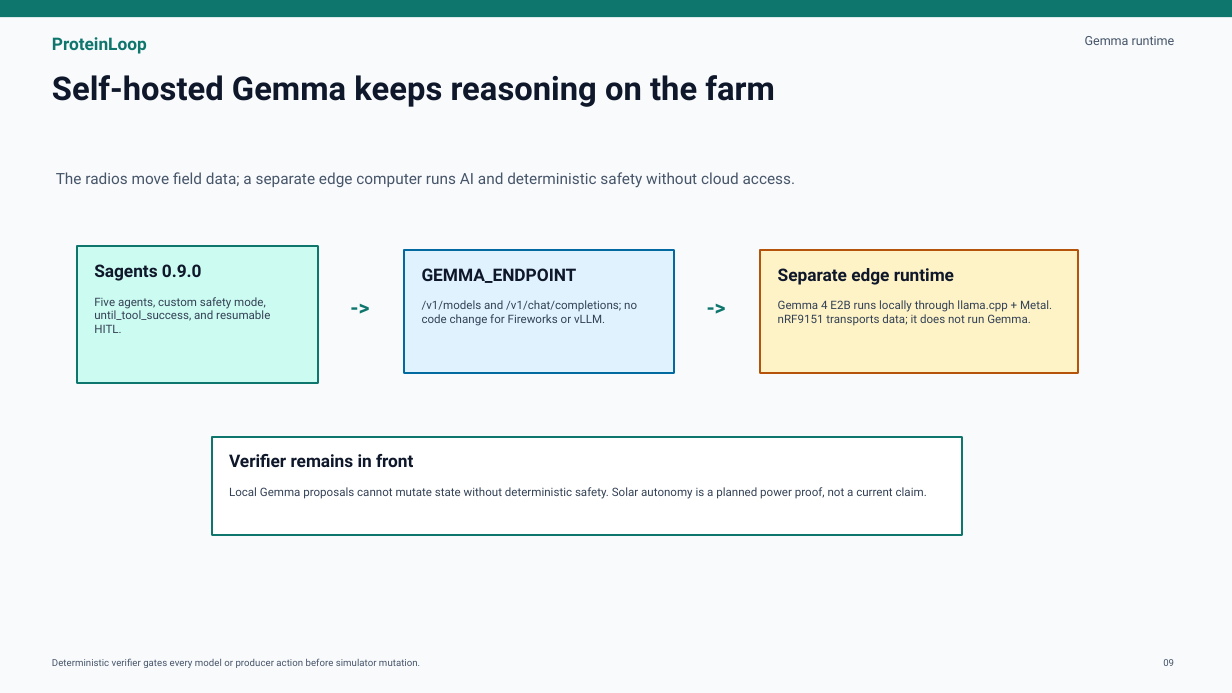
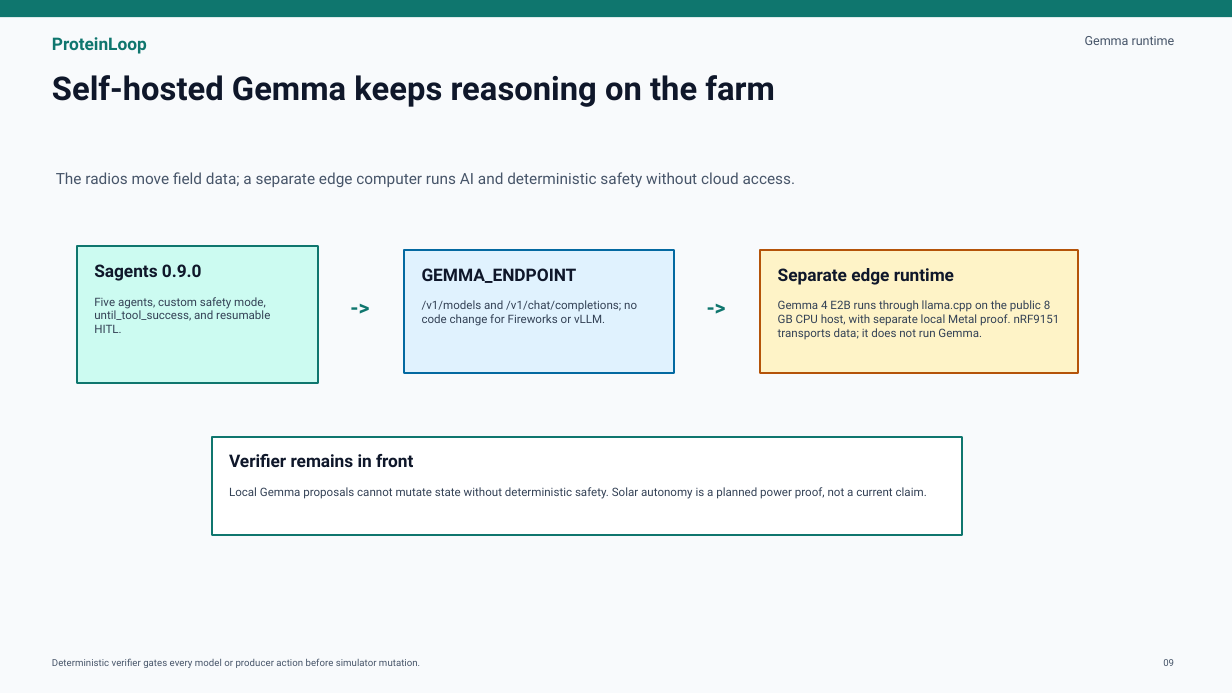
Before and after one commit to Anarpego/ProteinLoop, a slide deck: slide 9 of submission/proteinloop-hackathon-deck.pptx. Drawn at 1232x693 pixels with LibreOffice and Linux fonts; fonts in the diff are those of the drawing. Boxes give left, top, right and bottom in pixels: in the first picture for what was removed or moved away, otherwise in the second. Text is boxed around its words. In the diff, an @@ line names an element or a change of style, - is before the commit and + after.

Commit message:
align submission pitch with public CPU Gemma

```diff
--- a/submission/proteinloop-hackathon-deck.pptx
+++ b/submission/proteinloop-hackathon-deck.pptx
@@ text at (x1=778, y1=300, x2=1060, y2=340): text changed @@
-Gemma 4 E2B runs locally through llama.cpp + Metal. nRF9151 transports data; it does not run Gemma.
+Gemma 4 E2B runs through llama.cpp on the public 8 GB CPU host, with separate local Metal proof. nRF9151 transports data; it does not run Gemma.
```
Also in this commit, not shown: 4 other slides changed, 6 other files.
